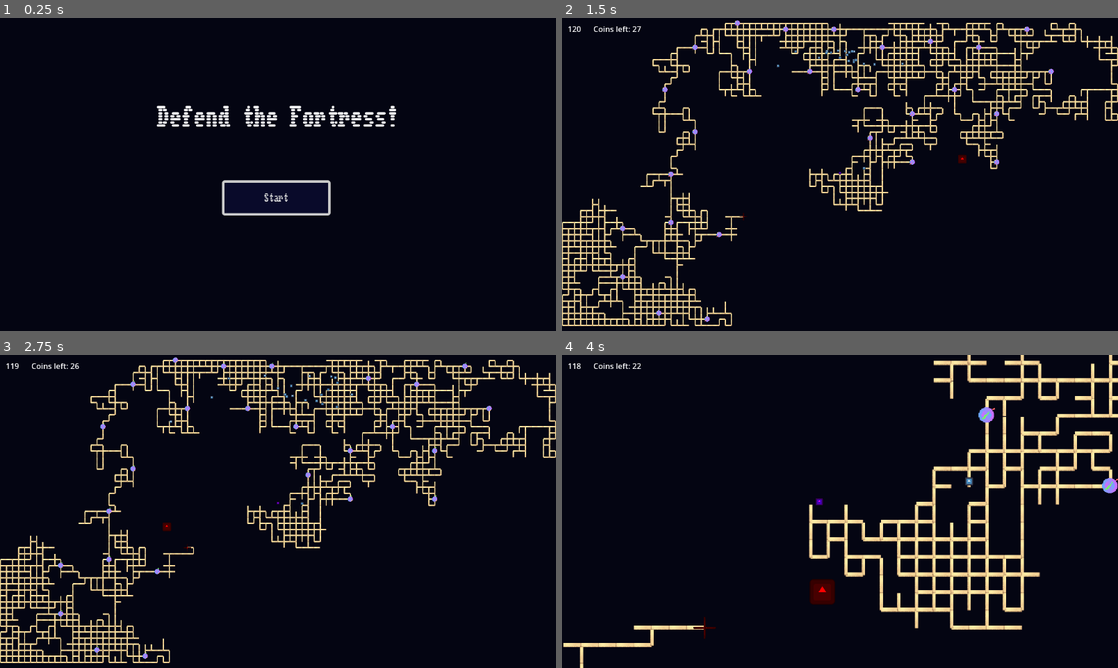
Above: before the commit, frames 1-4 (two rows, left to right).
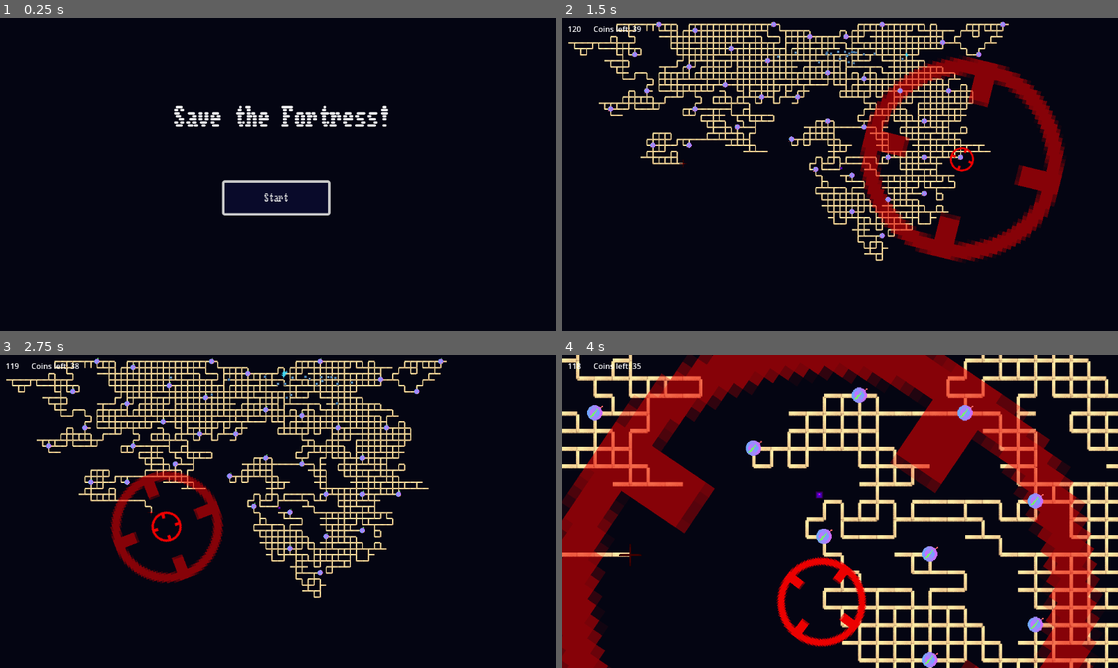
Above: after the commit, the same moments.

Repository: Kurooco/TwoDays
Game: Godot game, scene res://scenes/game_manager.tscn
The game is run twice, just before and just after one commit, with the same random seed, the same clock (stepped at 60 frames per second) and the same inputs. The engine's default icon, where the game draws it, is replaced by a stand-in: a white triangle on a blue panel in a dark square.
Inputs (mouse positions are in pixels of both pictures, inside the frame that each line leads up to):
- Up to frame 1 (0.25 s): no input
- Up to frame 2 (1.5 s): click "Start" at 0.5 s; move the mouse to (962, 158) at 1.27 s; hold W (up) from 1.28 s (still down); click (962, 158) at 1.35 s
- Up to frame 3 (2.75 s): keep holding W (up); move the mouse to (166, 527) at 2.02 s; click (166, 527) at 2.3 s
- Up to frame 4 (4 s): keep holding W (up); move the mouse to (895, 442) at 2.77 s; hold A (left) 2.78-3.53 s; click (895, 442) at 2.85 s; move the mouse to (812, 574) at 3.52 s; tap C (toggle camera) at 3.6 s; click (812, 574) at 3.8 s

The runs differ from the first frame. In frame 1, 1.5% of the frame differs, in the area x 28-72%, y 28-35%; in frame 2, 24%; in frame 3, 20%; in frame 4, 46%, in the area x 0-100%, y 0-100%.

Commit message:
fixed glitches, added retry option
- player only dies when hitting floor
- added particles to coins
- add crosshairs for builder target

Diff:
--- a/scenes/builder.tscn
+++ b/scenes/builder.tscn
@@ -1,13 +1,15 @@
-[gd_scene load_steps=3 format=3 uid="uid://bkcylhhj61hqa"]
+[gd_scene load_steps=5 format=3 uid="uid://bkcylhhj61hqa"]
 
 [ext_resource type="Script" path="res://scripts/builder.gd" id="1_qaepj"]
 [ext_resource type="Texture2D" uid="uid://54xw02u713du" path="res://icon.svg" id="1_u8jal"]
+[ext_resource type="Script" path="res://scripts/target.gd" id="3_d4fih"]
+[ext_resource type="Texture2D" uid="uid://ctpfr0mfuoi16" path="res://art/crosshair2.png" id="4_fqlbe"]
 
 [node name="Node2D" type="Node2D"]
 modulate = Color(1, 0, 0, 1)
 self_modulate = Color(1, 0, 0, 1)
 
-[node name="Builder" type="Node2D" parent="."]
+[node name="Builder" type="Node2D" parent="." groups=["restartable"]]
 scale = Vector2(0.5, 0.5)
 script = ExtResource("1_qaepj")
 
@@ -21,14 +23,24 @@
 texture = ExtResource("1_u8jal")
 
 [node name="Timer" type="Timer" parent="Builder"]
-wait_time = 0.3
+wait_time = 0.2
 autostart = true
 
-[node name="Target" type="Sprite2D" parent="."]
-visible = false
+[node name="Target" type="Node2D" parent="."]
+position = Vector2(138.25, 88.25)
+script = ExtResource("3_d4fih")
+
+[node name="Crosshair1" type="Sprite2D" parent="Target"]
 modulate = Color(1, 0, 0, 1)
-position = Vector2(138.25, 88.25)
-scale = Vector2(0.558594, 0.558594)
-texture = ExtResource("1_u8jal")
+position = Vector2(-2.25, 0.75)
+scale = Vector2(5, 5)
+texture = ExtResource("4_fqlbe")
+offset = Vector2(0.25, 0.249998)
+
+[node name="Crosshair2" type="Sprite2D" parent="Target"]
+modulate = Color(1, 0, 0, 0.560784)
+position = Vector2(0.75, -0.25)
+scale = Vector2(11, 11)
+texture = ExtResource("4_fqlbe")
 
 [connection signal="timeout" from="Builder/Timer" to="Builder" method="_on_timer_timeout"]
--- a/scenes/coin.tscn
+++ b/scenes/coin.tscn
@@ -1,7 +1,8 @@
-[gd_scene load_steps=16 format=3 uid="uid://ceelw5x4xkrhp"]
+[gd_scene load_steps=18 format=3 uid="uid://ceelw5x4xkrhp"]
 
 [ext_resource type="Script" path="res://scripts/coin.gd" id="1_35rb2"]
 [ext_resource type="Texture2D" uid="uid://drecvgltrqi1s" path="res://art/box_animation.png" id="2_e0y0s"]
+[ext_resource type="Texture2D" uid="uid://xhydlo27cafe" path="res://art/white_sparkle.png" id="3_scsbf"]
 
 [sub_resource type="RectangleShape2D" id="RectangleShape2D_t8ta5"]
 size = Vector2(78, 68)
@@ -91,6 +92,9 @@
 "speed": 20.0
 }]
 
+[sub_resource type="Gradient" id="Gradient_5hknc"]
+colors = PackedColorArray(0.239216, 0.847059, 0.952941, 1, 0.839216, 0, 1, 0)
+
 [node name="Area2D" type="Area2D"]
 collision_layer = 0
 collision_mask = 17
@@ -108,5 +112,22 @@
 autoplay = "new_animation"
 frame_progress = 0.671557
 
+[node name="CPUParticles2D" type="CPUParticles2D" parent="."]
+position = Vector2(-2, -2)
+emitting = false
+amount = 20
+one_shot = true
+explosiveness = 0.83
+texture = ExtResource("3_scsbf")
+spread = 180.0
+gravity = Vector2(0, 0)
+initial_velocity_max = 400.0
+orbit_velocity_min = -1.0
+orbit_velocity_max = 1.0
+scale_amount_max = 4.0
+color_ramp = SubResource("Gradient_5hknc")
+
 [connection signal="body_entered" from="." to="." method="_on_body_entered"]
 [connection signal="tree_exiting" from="." to="." method="_on_tree_exiting"]
+[connection signal="hidden" from="AnimatedSprite2D" to="." method="_on_animated_sprite_2d_hidden"]
+[connection signal="finished" from="CPUParticles2D" to="." method="_on_cpu_particles_2d_finished"]
--- /dev/null
+++ b/scenes/lose_screen.tscn
@@ -0,0 +1,59 @@
+[gd_scene load_steps=6 format=3 uid="uid://dne4cgfiubcvc"]
+
+[ext_resource type="FontFile" uid="uid://m2cn4sx6v0gg" path="res://fonts/Workbench-Regular-VariableFont_BLED,SCAN.ttf" id="1_qb4aj"]
+[ext_resource type="PackedScene" uid="uid://dgli77mh004mr" path="res://scenes/switch_screen_button.tscn" id="2_b1as4"]
+[ext_resource type="PackedScene" uid="uid://dk1kchy4lstom" path="res://scenes/menu.tscn" id="3_dhwcu"]
+[ext_resource type="Script" path="res://scenes/retry_button.gd" id="4_7roee"]
+
+[sub_resource type="StyleBoxFlat" id="StyleBoxFlat_y3281"]
+bg_color = Color(0.816588, 0, 0.0998015, 0.780392)
+
+[node name="CanvasLayer" type="CanvasLayer"]
+
+[node name="Panel" type="Panel" parent="."]
+z_index = -1
+anchors_preset = 8
+anchor_left = 0.5
+anchor_top = 0.5
+anchor_right = 0.5
+anchor_bottom = 0.5
+offset_left = -368.0
+offset_top = -198.0
+offset_right = 368.0
+offset_bottom = 198.0
+grow_horizontal = 2
+grow_vertical = 2
+theme_override_styles/panel = SubResource("StyleBoxFlat_y3281")
+
+[node name="Label" type="Label" parent="Panel"]
+layout_mode = 1
+anchors_preset = 5
+anchor_left = 0.5
+anchor_right = 0.5
+offset_left = -132.0
+offset_top = 15.0
+offset_right = 138.0
+offset_bottom = 46.0
+grow_horizontal = 2
+theme_override_fonts/font = ExtResource("1_qb4aj")
+theme_override_font_sizes/font_size = 30
+text = "Ha! What an idiot."
+
+[node name="SwitchScreenButton" parent="." instance=ExtResource("2_b1as4")]
+offset_left = 456.0
+offset_top = 288.0
+offset_right = 693.0
+offset_bottom = 351.0
+text = "Back to Menu
+"
+scene = ExtResource("3_dhwcu")
+replacement_mode = 2
+
+[node name="Retry" parent="." instance=ExtResource("2_b1as4")]
+offset_left = 456.0
+offset_top = 363.0
+offset_right = 693.0
+offset_bottom = 426.0
+text = "Retry
+"
+script = ExtResource("4_7roee")
--- a/scenes/main.tscn
+++ b/scenes/main.tscn
@@ -8,13 +8,13 @@
 [ext_resource type="PackedScene" uid="uid://ceelw5x4xkrhp" path="res://scenes/coin.tscn" id="6_tbgy5"]
 [ext_resource type="PackedScene" uid="uid://1fa4xsk6l5dk" path="res://scenes/cannon.tscn" id="7_6gntm"]
 [ext_resource type="PackedScene" uid="uid://caujxb4kadxl3" path="res://scenes/bomb.tscn" id="8_qpn4l"]
-[ext_resource type="PackedScene" uid="uid://r3syd6iec5ib" path="res://scenes/panic.tscn" id="9_2x36s"]
 [ext_resource type="PackedScene" uid="uid://dy3q78jku1yia" path="res://scenes/panic_spawner.tscn" id="10_sjkyb"]
 
 [node name="Main" type="Node2D"]
 script = ExtResource("1_7gt0r")
 
 [node name="Player" parent="." instance=ExtResource("2_4h0qy")]
+position = Vector2(11, -21)
 
 [node name="Builder" parent="." instance=ExtResource("3_2cp71")]
 
@@ -36,8 +36,6 @@
 bombs = ExtResource("8_qpn4l")
 lower_range = -180
 higher_range = -90
-
-[node name="Panic" parent="." instance=ExtResource("9_2x36s")]
 
 [node name="PanicSpawner" parent="." node_paths=PackedStringArray("worldmap") instance=ExtResource("10_sjkyb")]
 position = Vector2(0, -925)
@@ -93,6 +91,7 @@
 text = "Coins left: 0"
 
 [connection signal="player_died" from="Player" to="." method="_on_player_player_died"]
+[connection signal="hidden" from="PanicSpawner" to="." method="_on_panic_spawner_hidden"]
 [connection signal="timeout" from="CanvasLayer/Timer" to="." method="_on_timer_timeout"]
 
 [editable path="Builder"]
--- a/scenes/menu.tscn
+++ b/scenes/menu.tscn
@@ -10,14 +10,14 @@
 anchors_preset = 5
 anchor_left = 0.5
 anchor_right = 0.5
-offset_left = -248.0
+offset_left = -217.0
 offset_top = 182.0
-offset_right = 248.0
+offset_right = 239.0
 offset_bottom = 259.0
 grow_horizontal = 2
 theme_override_fonts/font = ExtResource("1_fou4e")
 theme_override_font_sizes/font_size = 50
-text = "Defend the Fortress!"
+text = "Save the Fortress!"
 
 [node name="SwitchScreenButton" parent="." instance=ExtResource("1_fju84")]
 offset_left = 460.0
--- a/scenes/panic.tscn
+++ b/scenes/panic.tscn
@@ -25,3 +25,4 @@
 use_current_screen_settings = true
 
 [connection signal="exit_rect" from="OnScreenRect" to="." method="_on_on_screen_rect_exit_rect"]
+[connection signal="fell" from="OnScreenRect" to="." method="_on_on_screen_rect_fell"]
--- a/scenes/player.tscn
+++ b/scenes/player.tscn
@@ -10,7 +10,7 @@
 [node name="Node2D" type="Node2D"]
 script = ExtResource("1_6bhof")
 
-[node name="CharacterBody2D" type="CharacterBody2D" parent="."]
+[node name="CharacterBody2D" type="CharacterBody2D" parent="." groups=["restartable"]]
 collision_mask = 2
 script = ExtResource("2_p61tf")
 
@@ -35,3 +35,4 @@
 limit_bottom = 1310
 
 [connection signal="exit_rect" from="CharacterBody2D/OnScreenRect" to="." method="_on_on_screen_rect_exit_rect"]
+[connection signal="fell" from="CharacterBody2D/OnScreenRect" to="." method="_on_on_screen_rect_fell"]
--- /dev/null
+++ b/scenes/retry_button.gd
@@ -0,0 +1,18 @@
+extends Button
+
+
+# Called when the node enters the scene tree for the first time.
+func _ready():
+	pass # Replace with function body.
+
+
+# Called every frame. 'delta' is the elapsed time since the previous frame.
+func _process(delta):
+	pass
+
+
+func _on_button_down():
+	Autoload.retrying = true
+	await get_tree().physics_frame
+	Autoload.game_manager.clear_stack()
+	Autoload.game_manager.add_scene_to_stack(load("res://scenes/main.tscn"))
--- a/scenes/win_screen.tscn
+++ b/scenes/win_screen.tscn
@@ -1,8 +1,9 @@
-[gd_scene load_steps=5 format=3 uid="uid://dfueu34mftwxs"]
+[gd_scene load_steps=6 format=3 uid="uid://dfueu34mftwxs"]
 
 [ext_resource type="FontFile" uid="uid://m2cn4sx6v0gg" path="res://fonts/Workbench-Regular-VariableFont_BLED,SCAN.ttf" id="1_32iou"]
 [ext_resource type="PackedScene" uid="uid://dgli77mh004mr" path="res://scenes/switch_screen_button.tscn" id="2_wdlkv"]
 [ext_resource type="PackedScene" uid="uid://dk1kchy4lstom" path="res://scenes/menu.tscn" id="3_xybes"]
+[ext_resource type="Script" path="res://scenes/retry_button.gd" id="4_lj5ro"]
 
 [sub_resource type="StyleBoxFlat" id="StyleBoxFlat_7bg4t"]
 bg_color = Color(0.580392, 0.290196, 0.666667, 0.780392)
@@ -47,3 +48,12 @@
 "
 scene = ExtResource("3_xybes")
 replacement_mode = 2
+
+[node name="Retry" parent="." instance=ExtResource("2_wdlkv")]
+offset_left = 456.0
+offset_top = 363.0
+offset_right = 693.0
+offset_bottom = 426.0
+text = "Retry
+"
+script = ExtResource("4_lj5ro")
--- a/scripts/autoload.gd
+++ b/scripts/autoload.gd
@@ -2,4 +2,6 @@
 
 var coins = 0
 var border = Vector2(1152, 648)
-var game_manager
+var game_manager = null
+var retrying = false
+var prev_builder = null
--- a/scripts/builder.gd
+++ b/scripts/builder.gd
@@ -8,46 +8,67 @@
 var direction_map = {0: Vector2.UP, 1: Vector2.RIGHT, 2: Vector2.DOWN, 3: Vector2.LEFT}
 var target_position = null
 var placed = 0
+var coins_placed
+var currently_saving = false
+var already_placed_verticle = false
+
+var restart_directions = []
+var restart_coins = []
 
 const GRID_WIDTH = 50
 const GRID_HEIGHT = 50
 var grid_border
 const STARTING_AMOUNT = 2000
+const COIN_SEPERATION = 300 #400
 
 # Called when the node enters the scene tree for the first time.
 func _ready():
-	var coins_placed = []
-	grid_border = $"/root/Autoload".border*2#get_viewport_rect().size*2
-	move_and_place(1)
+	coins_placed = []
+	grid_border = $"/root/Autoload".border*2
+	currently_saving = true
+	if(Autoload.prev_builder != null && Autoload.retrying):
+		restart(Autoload.prev_builder)
+		Autoload.prev_builder = self
+		Autoload.retrying = false
+	else:
+		Autoload.prev_builder = self
+		#get_viewport_rect().size*2
+		move_and_place(1)
 
-	while placed < STARTING_AMOUNT:
-		var prev = placed
-		move_random_and_place()
-		var coin_close = false
-		for i in coins_placed:
-			if(position.distance_to(i.position) < 400):
-				coin_close = true
-				break
-		if(!coin_close && position.distance_to(Vector2.ZERO) < 2000):
-			coins_placed.append(place_coin())
-	$"/root/Autoload".coins = coins_placed.size()
+		while placed < STARTING_AMOUNT:
+			var prev = placed
+			move_random_and_place_climbable()
+			var coin_close = false
+			for i in coins_placed:
+				if(position.distance_to(i.position) < COIN_SEPERATION):
+					coin_close = true
+					break
+			if(!coin_close && position.distance_to(Vector2.ZERO) < 2000):
+				coins_placed.append(place_coin())
+		$"/root/Autoload".coins = coins_placed.size()
+	currently_saving = false
 
-	#while placed < STARTING_AMOUNT && coins_placed < $"/root/Autoload".coins:
-	#	var prev = placed
-	#	move_random_and_place()
-	#	#if($"/root/Autoload".coins > coins_placed && placed > prev && (randi()%40 == 0 || $"/root/Autoload".coins - coins_placed >= STARTING_AMOUNT - placed)):
-	#	if(placed%(STARTING_AMOUNT/$"/root/Autoload".coins) == 0 && coins_placed < placed/$"/root/Autoload".coins):
-	#		place_coin()
-	#		coins_placed += 1
-	#print_debug(coins_placed)
+func restart(prev_builder):
+	# Replace structure
+	for i in prev_builder.restart_directions:
+		move_and_place(i)
 
+	# Replace coins
+	for i in prev_builder.restart_coins:
+		global_position = i
+		coins_placed.append(place_coin())
+	Autoload.coins = coins_placed.size()
+	print_debug(coins_placed.size())
+	print_debug(Autoload.coins)
 
 # Called every frame. 'delta' is the elapsed time since the previous frame.
 func _process(delta):
+	#print_debug(Autoload.coins)
 	if(Input.is_action_just_pressed("call builder")):
 		target_position = get_global_mouse_position()
 		$"../Target".global_position = target_position
 		#$CanvasLayer/Target.global_position = target_position/4 + (grid_border)/2
+		$"../Target".focus()
 		$"../Target".show()
 
 func move_and_place(dir):
@@ -72,12 +93,24 @@
 func move_random_and_place():
 	move_and_place(randi()%4)
 
+func move_random_and_place_climbable():
+	if !already_placed_verticle:
+		var direction = randi()%4
+		if(direction % 2 == 0):
+			already_placed_verticle = true
+		move_and_place(direction)
+	else:
+		move_and_place((randi()%2) * 2 + 1)
+		already_placed_verticle = false
+
 func move_random():
 	var direction = randi()%4;
 	move(direction)
 	return direction
 
 func move(direction):
+	if(currently_saving):
+		restart_directions.append(direction)
 	var prev_position = Vector2(global_position)
 	var size = grid_border
 	global_position += direction_map[direction] * (GRID_HEIGHT if direction % 2 == 0 else GRID_WIDTH)
@@ -101,10 +134,11 @@
 			target_position = null
 			$"../Target".hide()
 	else:
-		move_random_and_place()
+		move_random_and_place_climbable()
 
 func place_coin():
 	var c = coins.instantiate()
 	c.global_position = global_position
+	restart_coins.append(global_position)
 	worldmap.add_child.call_deferred(c)
 	return c
--- a/scripts/coin.gd
+++ b/scripts/coin.gd
@@ -12,8 +12,18 @@
 
 
 func _on_body_entered(body):
+	$AnimatedSprite2D.hide()
+
+
+func _on_tree_exiting():
+	pass
+
+
+func _on_cpu_particles_2d_finished():
 	queue_free()
 
 
-func _on_tree_exiting():
-	$"/root/Autoload".coins -= 1
+func _on_animated_sprite_2d_hidden():
+	$CPUParticles2D.emitting = true
+	if(!Autoload.retrying):
+		$"/root/Autoload".coins -= 1
--- a/scripts/main.gd
+++ b/scripts/main.gd
@@ -24,4 +24,4 @@
 
 func _on_player_player_died():
 	if($"/root/Autoload".coins > 0):
-		$CanvasLayer/Death.show()
+		Autoload.game_manager.add_scene_to_stack(load("res://scenes/lose_screen.tscn"))
--- a/scripts/on_screen_rect.gd
+++ b/scripts/on_screen_rect.gd
@@ -1,8 +1,10 @@
 extends Node2D
 
 signal exit_rect
+signal fell
 @export var top_left_rect : Vector2 = Vector2(-2304, -1296)
 @export var bottom_right_rect : Vector2 = Vector2(2304, 1296)
+## If checked, it will use the screen size specified in autoload
 @export var use_current_screen_settings : bool
 
 
@@ -11,6 +13,10 @@
 	if(use_current_screen_settings):
 		if(global_position.x < -$"/root/Autoload".border.x*2 || global_position.x > $"/root/Autoload".border.x*2 || global_position.y < -$"/root/Autoload".border.y*2 || global_position.y > $"/root/Autoload".border.y*2):
 			emit_signal("exit_rect")
+		elif(global_position.y > $"/root/Autoload".border.y*1.99 || global_position.y < -$"/root/Autoload".border.y*2):
+			emit_signal("fell")
 	else:
 		if(global_position.x < top_left_rect.x || global_position.x > bottom_right_rect.x || global_position.y < top_left_rect.y || global_position.y > bottom_right_rect.y):
 			emit_signal("exit_rect")
+		elif(global_position.y > bottom_right_rect.y):
+			emit_signal("fell")
--- a/scripts/panic.gd
+++ b/scripts/panic.gd
@@ -42,4 +42,8 @@
 
 
 func _on_on_screen_rect_exit_rect():
+	pass
+
+
+func _on_on_screen_rect_fell():
 	queue_free()
--- a/scripts/player.gd
+++ b/scripts/player.gd
@@ -8,6 +8,10 @@
 # Get the gravity from the project settings to be synced with RigidBody nodes.
 var gravity = ProjectSettings.get_setting("physics/2d/default_gravity")
 var has_jump = true
+var start_position
+
+func _ready():
+	start_position = global_position
 
 func _physics_process(delta):
 	# Add the gravity.
@@ -31,3 +35,6 @@
 		velocity.x = move_toward(velocity.x, 0, SPEED)
 
 	move_and_slide()
+
+func restart():
+	global_position = start_position
--- a/scripts/player_controller.gd
+++ b/scripts/player_controller.gd
@@ -26,8 +26,7 @@
 		$Camera2D.zoom = lerp($Camera2D.zoom, outward_zoom, 1 - pow(camera_rate, delta))
 
 func _on_on_screen_rect_exit_rect():
-	die()
-	hide()
+	pass
 
 func die():
 	emit_signal("player_died")
@@ -40,3 +39,7 @@
 func lock_camera_in():
 	camera_locked = true
 	camera_mode = true
+
+func _on_on_screen_rect_fell():
+	die()
+	hide()
--- /dev/null
+++ b/scripts/target.gd
@@ -0,0 +1,21 @@
+extends Node2D
+
+
+# Called when the node enters the scene tree for the first time.
+func _ready():
+	pass # Replace with function body.
+
+
+# Called every frame. 'delta' is the elapsed time since the previous frame.
+func _process(delta):
+	$Crosshair1.rotation += delta*2
+	$Crosshair2.rotation -= delta*3
+	$Crosshair1.scale.x = move_toward($Crosshair1.scale.x, 5, delta*30)
+	$Crosshair1.scale.y = move_toward($Crosshair1.scale.y, 5, delta*30)
+	$Crosshair2.scale.x = move_toward($Crosshair2.scale.x, 15, delta*50)
+	$Crosshair2.scale.y = move_toward($Crosshair2.scale.y, 15, delta*50)
+
+func focus():
+	print_debug("Focus")
+	$Crosshair1.scale = Vector2.ZERO
+	$Crosshair2.scale = Vector2(40, 40)
Binary file added: art/crosshair.png
Not shown, added: art/crosshair.png.import
Binary file added: art/crosshair2.png
Not shown, added: art/crosshair2.png.import
Binary file added: art/crosshairs.png
Not shown, added: art/crosshairs.png.import
Binary file added: art/sparkle.png
Not shown, added: art/sparkle.png.import
Binary file added: art/white_sparkle.png
Not shown, added: art/white_sparkle.png.import
Not shown: 1 places in scenes/main.tscn that only renumber resources
